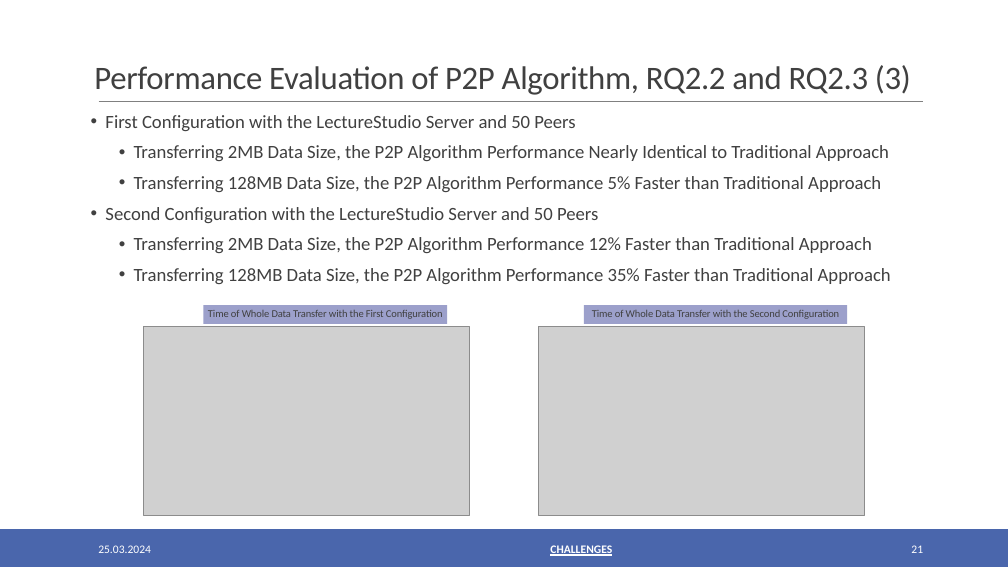
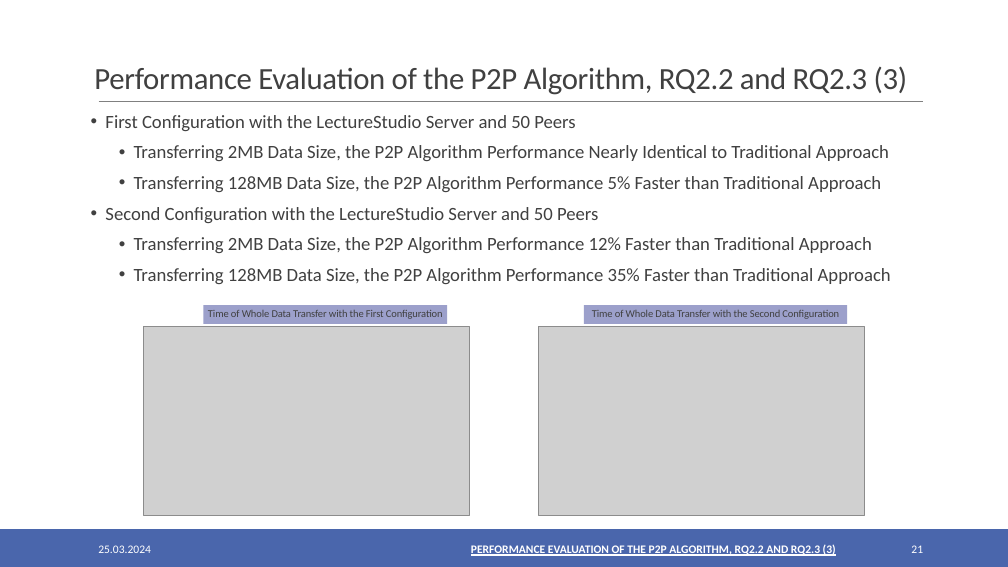
Before and after one commit to oezcankaraca/abschlussvortrag, a slide deck: slide 21 of Abschlussvortrag.pptx. Drawn at 1008x567 pixels with LibreOffice and Linux fonts; fonts in the diff are those of the drawing; grey boxes stand for pictures. Boxes give left, top, right and bottom in pixels: in the first picture for what was removed or moved away, otherwise in the second. Text is boxed around its words. In the diff, an @@ line names an element or a change of style, - is before the commit and + after.

```diff
--- a/Abschlussvortrag.pptx
+++ b/Abschlussvortrag.pptx
@@ title at box(94, 66, 908, 95): text changed; size 31.2 to 29.3 pt @@
-Performance Evaluation of P2P Algorithm, RQ2.2 and RQ2.3 (3)
+Performance Evaluation of the P2P Algorithm, RQ2.2 and RQ2.3 (3)
@@ text added at box(471, 544, 836, 557), 11 pt, text #FFFFFF, bold, underline @@
+PERFORMANCE EVALUATION OF THE P2P ALGORITHM, RQ2.2 AND RQ2.3 (3)
@@ text removed at box(550, 544, 612, 557) @@
-CHALLENGES
```
Also in this commit, not shown: 10 other slides changed, 3 other files.
